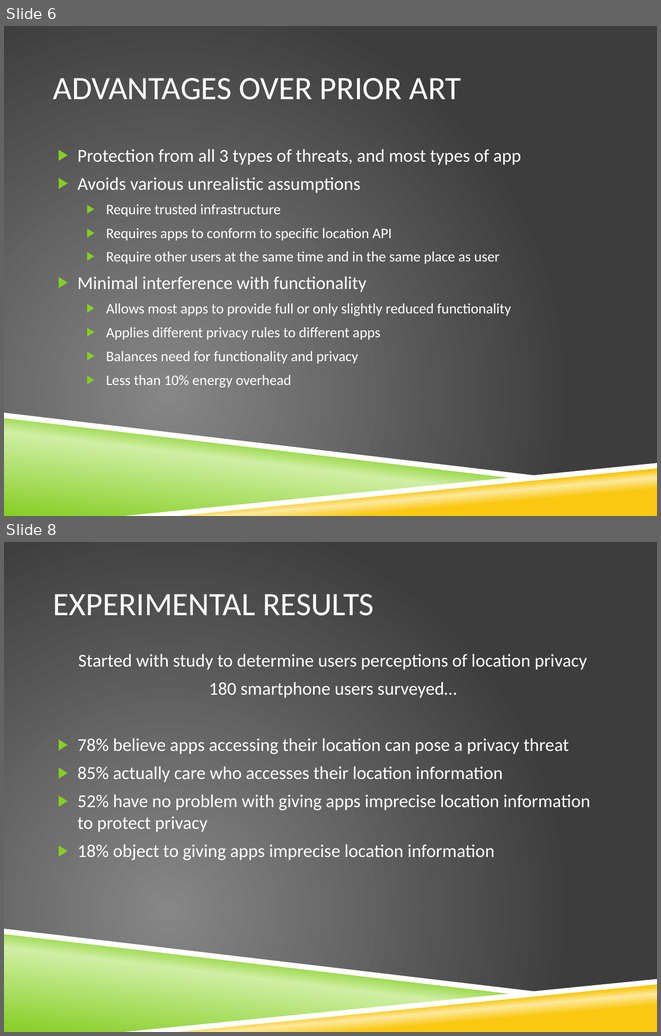
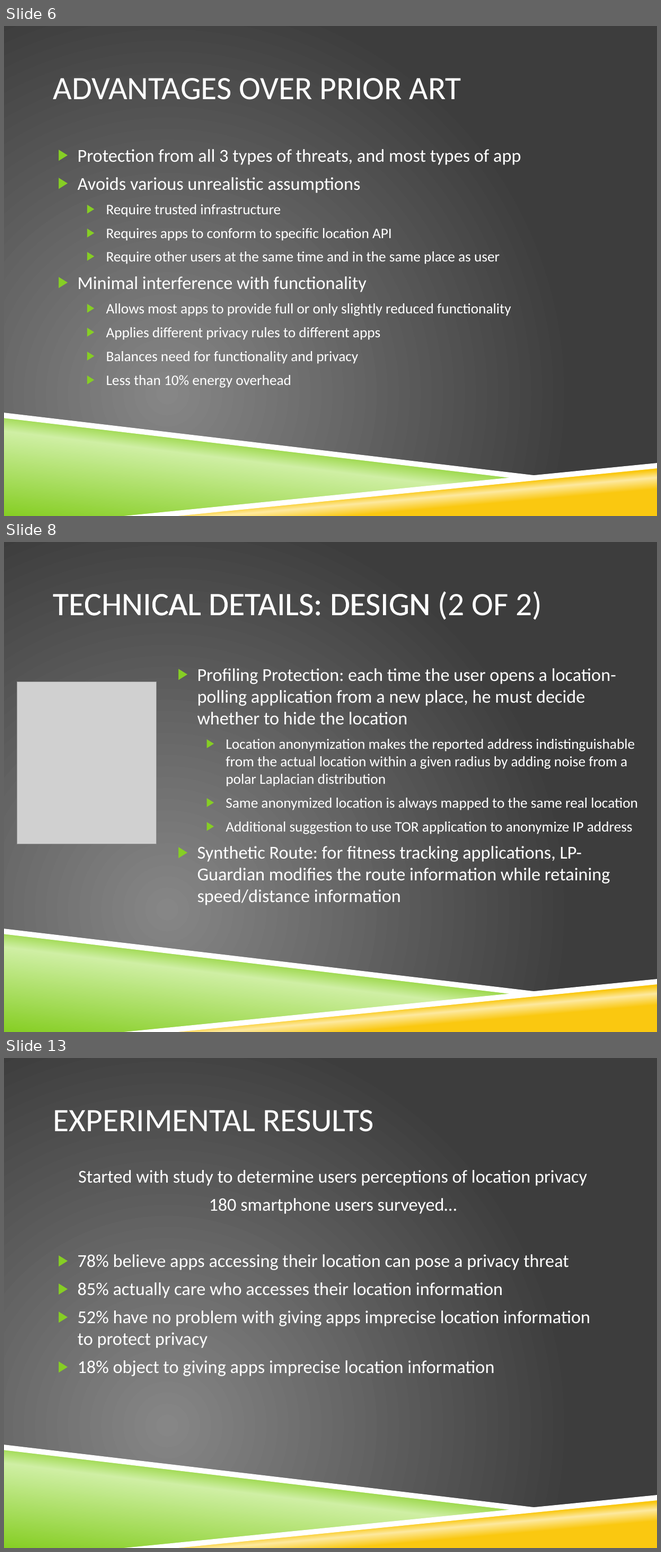
Before and after one commit to vfasburg/cse_825, a slide deck: PaperPresentation/Paper_Presentation_Fasburg_Reiff_Thomas.pptx. Shown one above the other, each under a label of ours: slides 6 and 8 before the commit, slides 6, 8 and 13 after it; the slides between them are not shown. The pictures are 661x1036 and 661x1552 pixels, drawn with LibreOffice and Linux fonts; fonts in the diff are those of the drawing; grey boxes stand for pictures; background and template pictures are left out. Boxes give left, top, right and bottom in pixels: in the first picture for what was removed or moved away, otherwise in the second. Text is boxed around its words. In the diff, an @@ line names an element or a change of style, - is before the commit and + after.

Commit message:
Adding first draft of my slides (slides 7-12 in the current presentation). Slides not timed out yet.

```diff
--- a/PaperPresentation/Paper_Presentation_Fasburg_Reiff_Thomas.pptx
+++ b/PaperPresentation/Paper_Presentation_Fasburg_Reiff_Thomas.pptx
@@ slide 8 added at box(4, 542, 657, 1032), background picture (left out); not listed: 4 template elements that a slide beside it also shows @@
@@ title added at box(53, 594, 431, 616), 36 pt, text #FFFFFF @@
+TECHNICAL DETAILS: DESIGN
@@ text added at box(438, 591, 542, 620), 36 pt, text #FFFFFF @@
+TECHNICAL DETAILS: DESIGN (2 OF 2)
@@ text added at box(197, 668, 638, 905), 16 pt, text #FFFFFF @@
+▶ Profiling Protection: each time the user opens a location-polling application from a new place, he must decide whether to hide the location
+  ▶ Location anonymization makes the reported address indistinguishable from the actual location within a given radius by adding noise from a polar Laplacian distribution
+  ▶ Same anonymized location is always mapped to the same real location
+  ▶ Additional suggestion to use TOR application to anonymize IP address
+▶ Synthetic Route: for fitness tracking applications, LP-Guardian modifies the route information while retaining speed/distance information
@@ picture added at box(17, 682, 157, 844) @@
@@ what was slide 8 is now slide 13 @@
```
Also in this commit, not shown: 3 slides changed, 7 other slides added, 1 slide removed.
